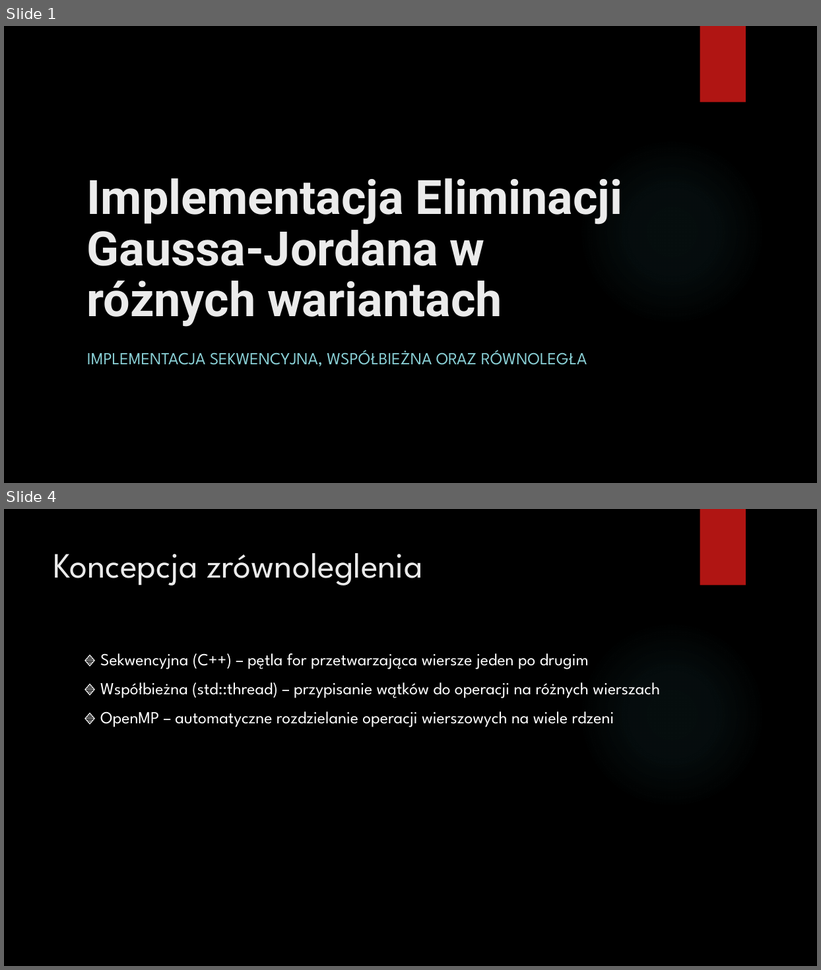
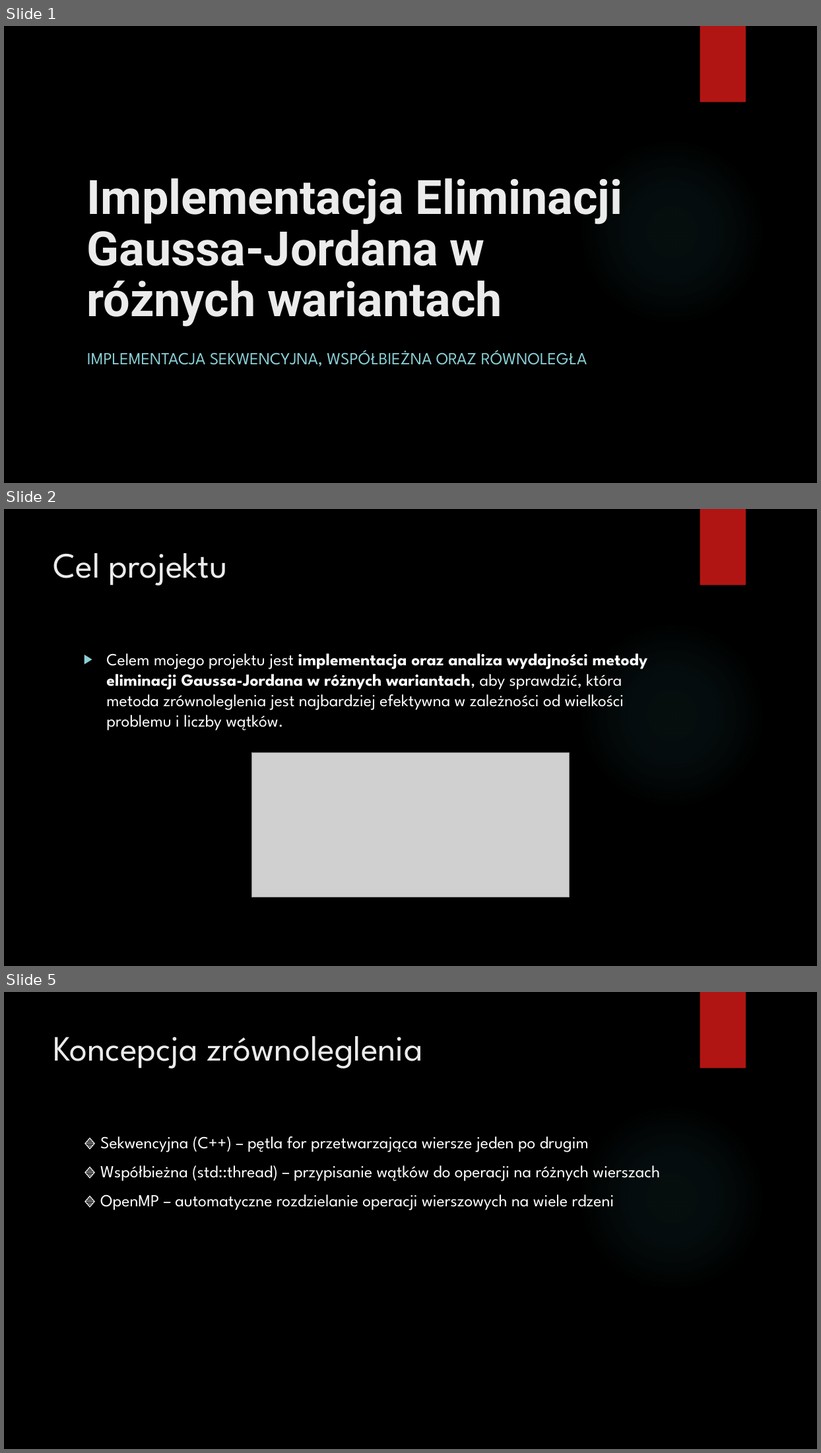
Before and after one commit to DawidGarncarek/Studia-Stopien-II, a slide deck: Semestr 2/Programowanie współbieżne i rozproszone/Projekt_wykład/Prezentacja_cz1.pptx. Shown one above the other, each under a label of ours: slides 1 and 4 before the commit, slides 1, 2 and 5 after it; the slides between them are not shown. The pictures are 821x970 and 821x1453 pixels, drawn with LibreOffice and Linux fonts; fonts in the diff are those of the drawing; grey boxes stand for pictures; background and template pictures are left out. Boxes give left, top, right and bottom in pixels: in the first picture for what was removed or moved away, otherwise in the second. Text is boxed around its words. In the diff, an @@ line names an element or a change of style, - is before the commit and + after.

```diff
--- a/Semestr 2/Programowanie współbieżne i rozproszone/Projekt_wykład/Prezentacja_cz1.pptx
+++ b/Semestr 2/Programowanie współbieżne i rozproszone/Projekt_wykład/Prezentacja_cz1.pptx
@@ slide 2 added at (4,509,817,966), background picture (left out); not listed: 2 template elements that a slide beside it also shows @@
@@ title added at (54,553,228,586), 42 pt, text #EBEBEB @@
+Cel projektu
@@ text added at (106,654,648,731), 20 pt, text #FFFFFF @@
+▶ Celem mojego projektu jest implementacja oraz analiza wydajności metody eliminacji Gaussa-Jordana w różnych wariantach, aby sprawdzić, która metoda zrównoleglenia jest najbardziej efektywna w zależności od wielkości problemu i liczby wątków.
@@ picture added at (252,753,570,897) @@
@@ what was slide 4 is now slide 5 @@
```
Also in this commit, not shown: 2 slides changed, 1 other file.
